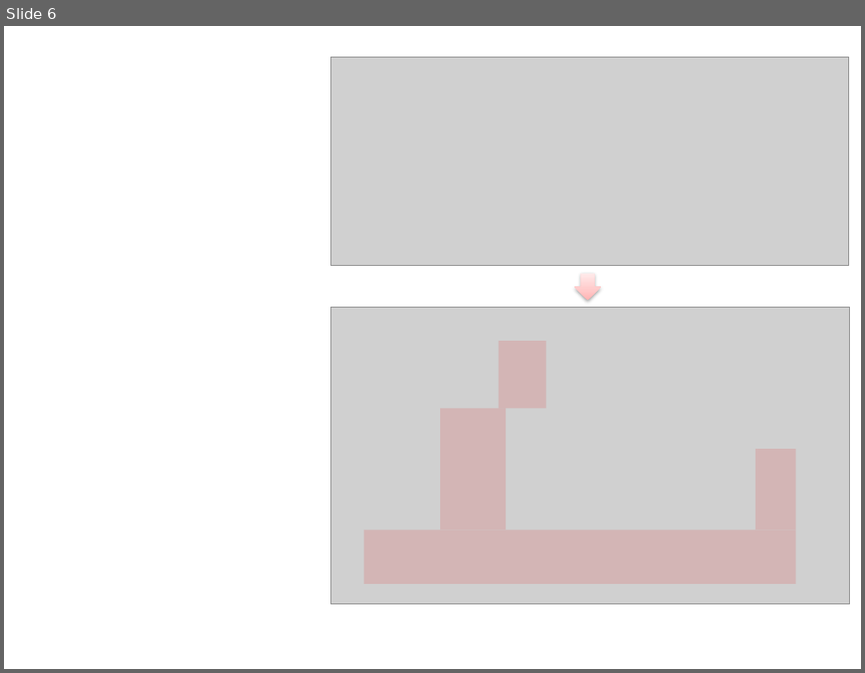
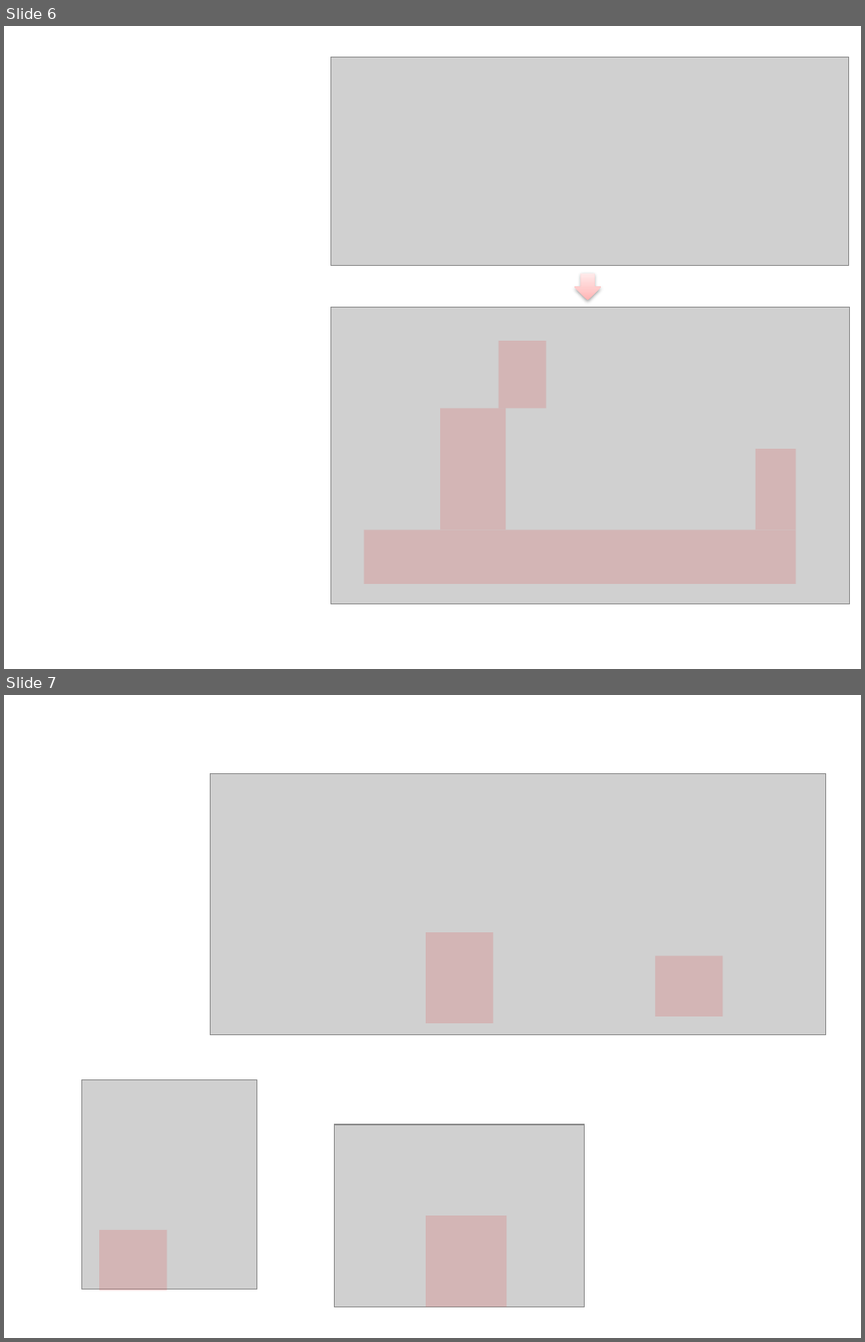
Before and after one commit to camunda-consulting/camunda-7-code-examples, a slide deck: snippets/migrate-third-party-to-camunda/docs/doku.pptx. Shown one above the other, each under a label of ours: slide 6 before the commit, slides 6 and 7 after it. The pictures are 865x673 and 865x1342 pixels, drawn with LibreOffice and Linux fonts; fonts in the diff are those of the drawing; grey boxes stand for pictures. Boxes give left, top, right and bottom in pixels: in the first picture for what was removed or moved away, otherwise in the second. Text is boxed around its words. In the diff, an @@ line names an element or a change of style, - is before the commit and + after.

```diff
--- a/snippets/migrate-third-party-to-camunda/docs/doku.pptx
+++ b/snippets/migrate-third-party-to-camunda/docs/doku.pptx
@@ slide 7 added at box(4, 695, 861, 1338), background #FFFFFF @@
@@ picture added at box(210, 774, 826, 1035) @@
@@ rectangle added at box(426, 932, 494, 1023), fill #DD5F5F at 23% opacity @@
@@ rectangle added at box(655, 955, 723, 1016), fill #DD5F5F at 23% opacity @@
@@ picture added at box(82, 1080, 257, 1289) @@
@@ picture added at box(335, 1124, 584, 1307) @@
@@ rectangle added at box(99, 1230, 167, 1291), fill #DD5F5F at 23% opacity @@
@@ rectangle added at box(426, 1215, 506, 1306), fill #DD5F5F at 23% opacity @@
```
Also in this commit, not shown: 11 other files.
